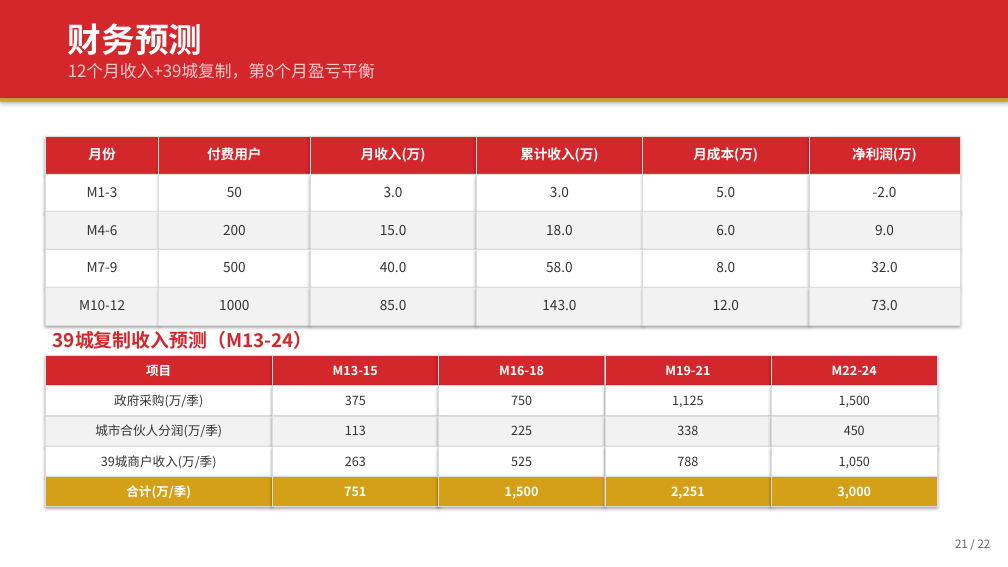
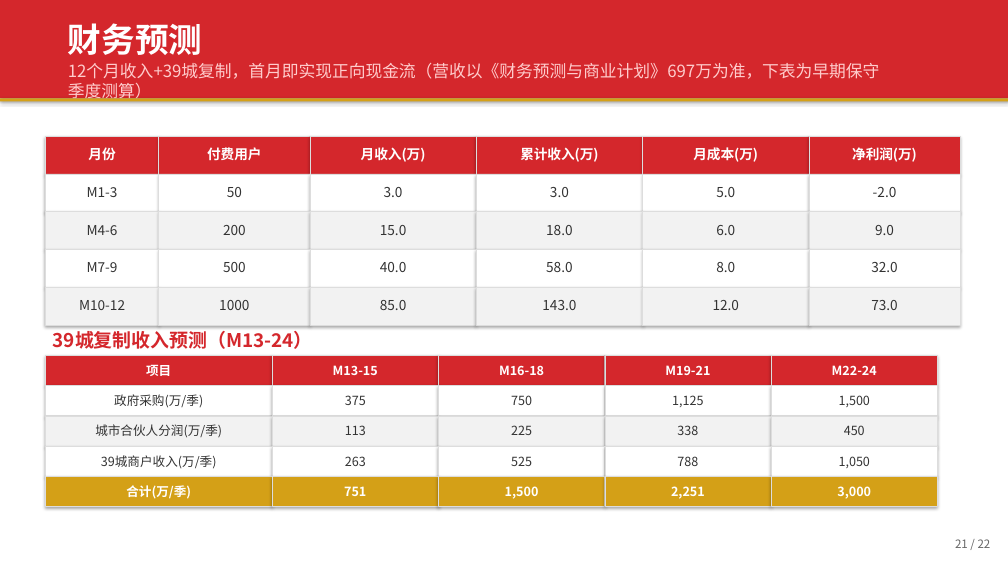
Before and after one commit to yigenfeng0707-netizen/yiwu-global-ai-agent, a slide deck: slide 21 of docs/路演PPT_V2.pptx. Drawn at 1008x567 pixels with LibreOffice and Linux fonts; fonts in the diff are those of the drawing. Boxes give left, top, right and bottom in pixels: in the first picture for what was removed or moved away, otherwise in the second. Text is boxed around its words. In the diff, an @@ line names an element or a change of style, - is before the commit and + after.

```diff
--- a/docs/路演PPT_V2.pptx
+++ b/docs/路演PPT_V2.pptx
@@ text at (68, 63, 880, 102): text changed @@
-12个月收入+39城复制，第8个月盈亏平衡
+12个月收入+39城复制，首月即实现正向现金流（营收以《财务预测与商业计划》697万为准，下表为早期保守季度测算）
```
Also in this commit, not shown: 1 other slide changed, 44 other files.
